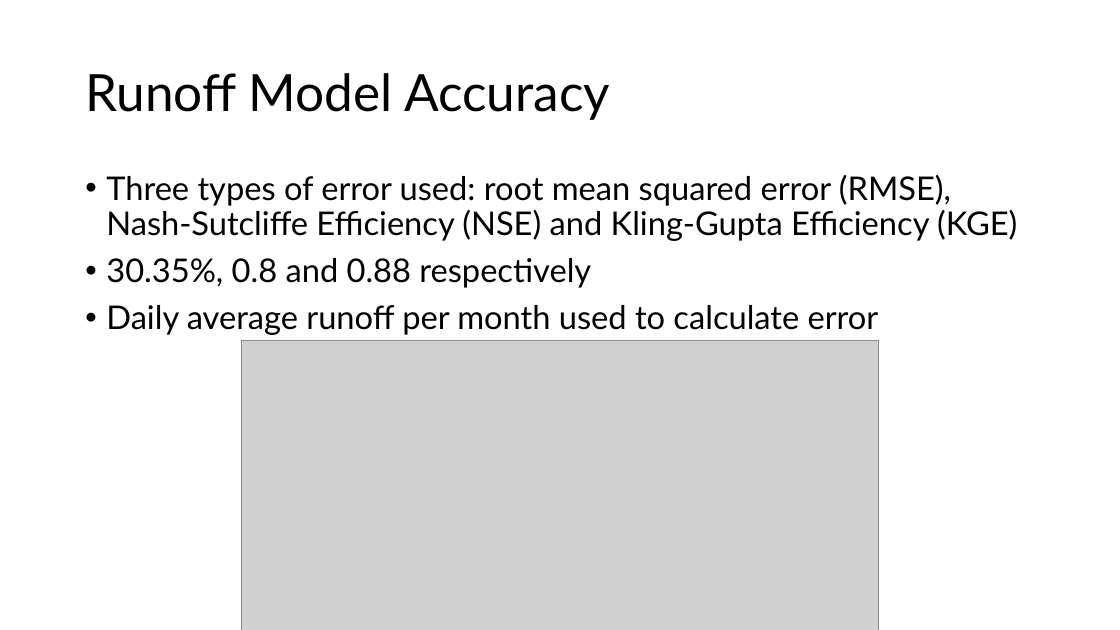
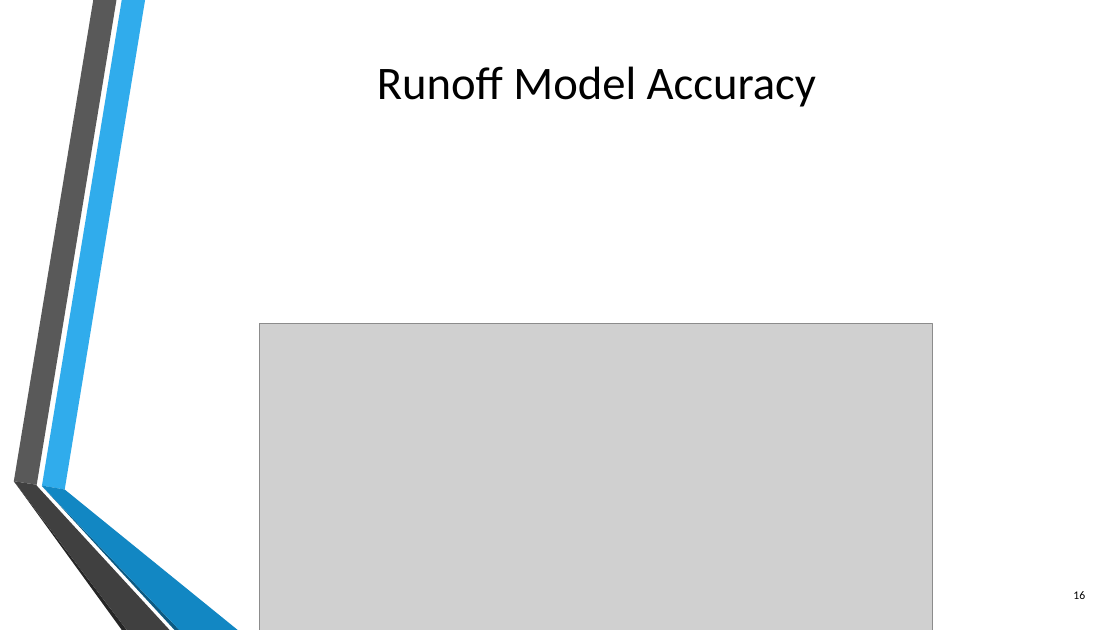
Before and after one commit to kstone3/Senior-Thesis, a slide deck: slide 16 of Thesis/thesis_defense.pptx (slide 14 before the commit). Drawn at 1120x630 pixels with LibreOffice and Linux fonts; fonts in the diff are those of the drawing; grey boxes stand for pictures; background and template pictures are left out. Boxes give left, top, right and bottom in pixels: in the first picture for what was removed or moved away, otherwise in the second. Text is boxed around its words. In the diff, an @@ line names an element or a change of style, - is before the commit and + after.

```diff
--- a/Thesis/thesis_defense.pptx
+++ b/Thesis/thesis_defense.pptx
@@ title "Runoff Model Accuracy": place and size @@
-title "Runoff Model Accuracy" at <box>85,73,610,120</box>
+title "Runoff Model Accuracy" at <box>377,66,816,107</box>
@@ title "Runoff Model Accuracy" at <box>377,66,816,107</box>: size 44 to 40 pt, font Lato to Calibri; alignment left to centre; line spacing 0.9 to 1 @@
@@ text removed at <box>106,175,1017,335</box> @@
-• Three types of error used: root mean squared error (RMSE), Nash-Sutcliffe Efficiency (NSE) and Kling-Gupta Efficiency (KGE)
-• 30.35%, 0.8 and 0.88 respectively
-• Daily average runoff per month used to calculate error
@@ picture: place and size @@
-picture at <box>242,340,879,630</box>
+picture at <box>260,324,933,630</box>
@@ group added at <box>13,0,238,630</box>: 6 freeform shapes @@
@@ page number added at <box>1073,591,1085,599</box>, 10 pt, text #000000 @@
+16
```
Also in this commit, not shown: 12 other slides changed, 14 slides added, 4 slides removed, 16 other files.
